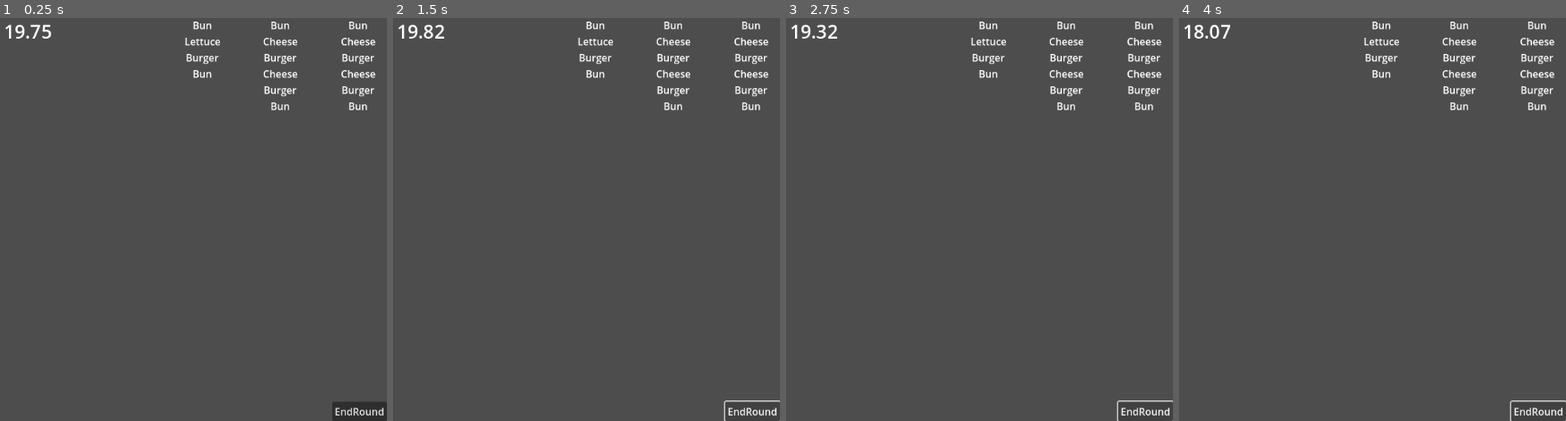
Above: before the commit, frames 1-4 (left to right).
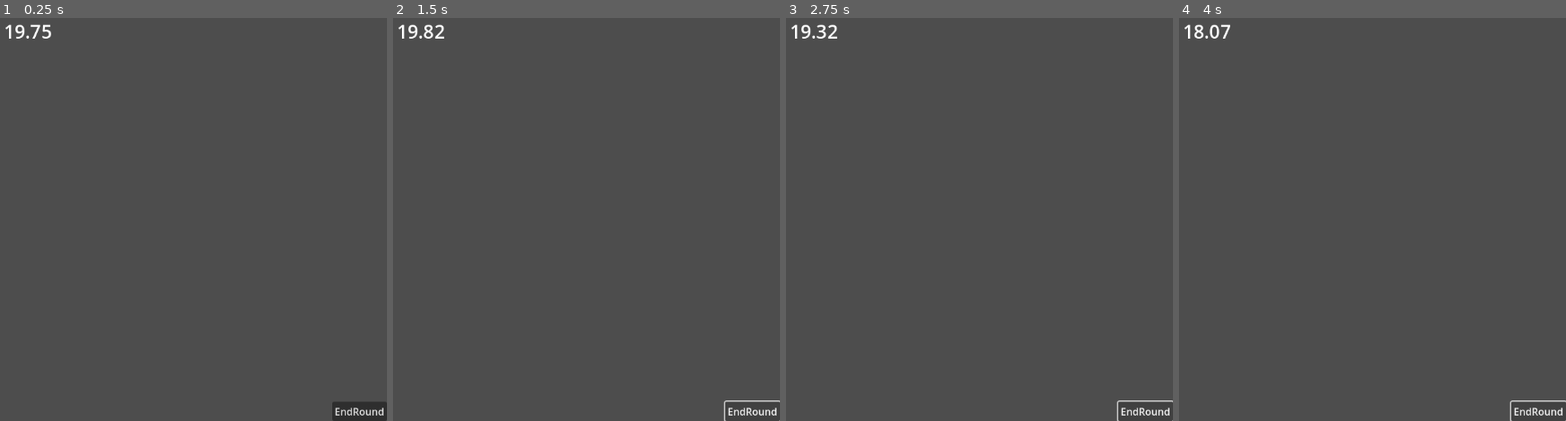
Above: after the commit, the same moments.

Repository: Logan-Flash/Chefs-Up
Game: Godot game, scene res://game_scene.tscn
Two runs of this game, one before a commit and one after it. Both use one fixed random seed, a clock stepped at 60 frames per second and the inputs below.
Inputs:
- Up to frame 1 (0.25 s): no input
- Up to frame 2 (1.5 s): click "EndRound" at 0.5 s; click "EndRound" at 1.25 s
- Up to frame 3 (2.75 s): click "EndRound" at 2 s
- Up to frame 4 (4 s): no input

The runs differ from the first frame. In frame 1, 1.3% of the frame differs, in the area x 47-97%, y 0-23%; in frame 2, 1.3%; in frame 3, 1.3%; in frame 4, 1.3%.

Commit message:
RemoveTesting
Removed order generation on game start. Orders will generate when the customer reaches the counter. This functionality will need to be added

Diff:
--- a/order.gd
+++ b/order.gd
@@ -3,10 +3,6 @@
 var orders = [["Bun", "Burger", "Bun"],["Bun", "Lettuce", "Burger", "Bun"], ["Bun", "Cheese", "Burger", "Cheese", "Burger", "Bun"]]
 var order : Array
 @export var order_label : Label
-
-# Called when the node enters the scene tree for the first time.
-func _ready() -> void:
-	_generate_order()
 
 func _generate_order():
 	var num = randi_range(0,2)
